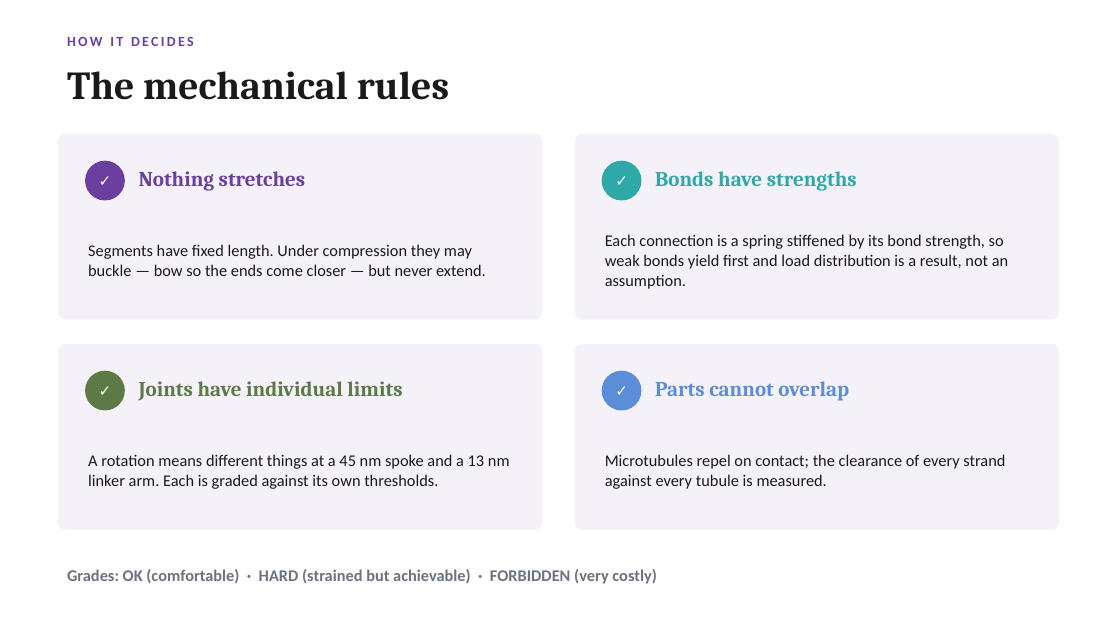
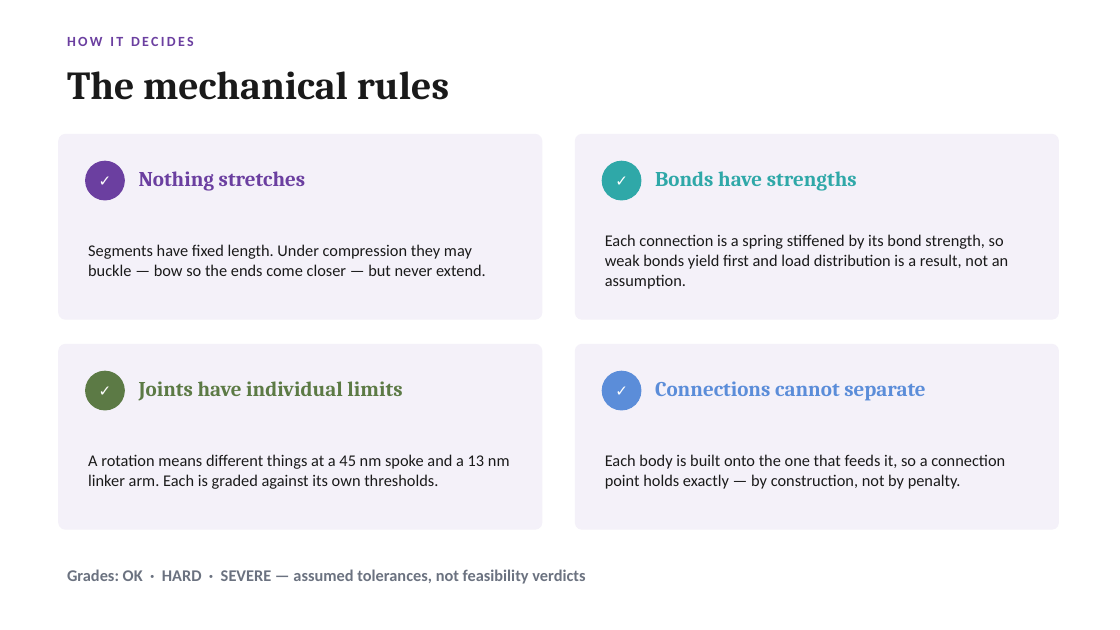
Before and after one commit to UPGON/CenGeometry, a slide deck: slide 6 of presentations/01_CenGeometry_Introduction.pptx. Drawn at 1120x630 pixels with LibreOffice and Linux fonts; fonts in the diff are those of the drawing. Boxes give left, top, right and bottom in pixels: in the first picture for what was removed or moved away, otherwise in the second. Text is boxed around its words. In the diff, an @@ line names an element or a change of style, - is before the commit and + after.

```diff
--- a/presentations/01_CenGeometry_Introduction.pptx
+++ b/presentations/01_CenGeometry_Introduction.pptx
@@ text at [655,381,925,401]: text changed @@
-Parts cannot overlap
+Connections cannot separate
@@ text at [605,454,1005,489]: text changed @@
-Microtubules repel on contact; the clearance of every strand against every tubule is measured.
+Each body is built onto the one that feeds it, so a connection point holds exactly — by construction, not by penalty.
@@ text at [67,569,585,584]: text changed @@
-Grades: OK (comfortable) · HARD (strained but achievable) · FORBIDDEN (very costly)
+Grades: OK · HARD · SEVERE — assumed tolerances, not feasibility verdicts
```
Also in this commit, not shown: 2 other slides changed, 1 slide added, 3 other files.
